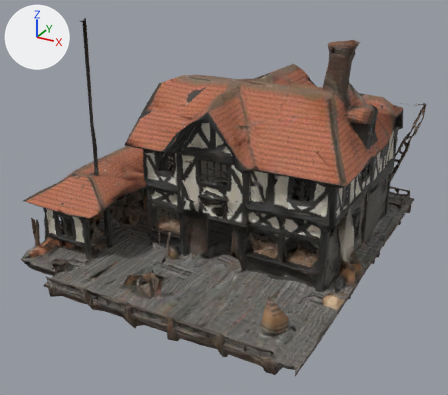
An edit to the glTF model public/models/kontor.glb, drawn before and after from the same camera.
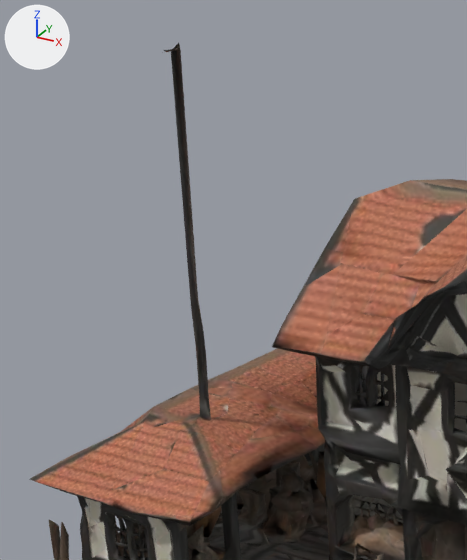
Each version appears first whole from a 50 mm camera at (1.43, -2.69, 0.98) aimed at (0.02, -0.13, -0.3), and next in a close-up on the part from 2% to 46% of the width and 0% to 59% of the height. Every picture has the same lights, and +X, +Y and +Z are marked at upper left. The first two pictures are the older version. Where no turn or scale is listed for an object, it has been applied to the vertices. Vertices at exactly the same position are counted once.
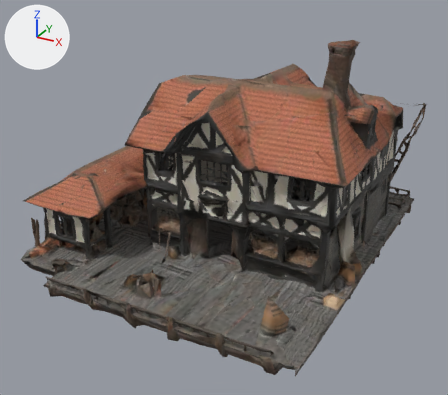
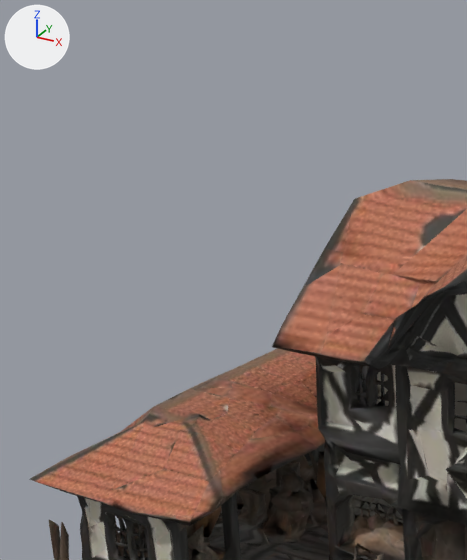
Boxes [x1, y1, x2, y2] around the edits, measured in the close-ups (467 x 560 px):
```json
{"object": "Mesh_0", "change": "reshaped", "before": [29, 43, 467, 560], "after": [29, 179, 467, 560]}
{"part": 1, "of": "me_mesh_0", "change": "deleted", "before": [171, 43, 211, 420]}
```

The change, as JSON lines over the scene's bpy script:
```json
{"block": "me_mesh_0", "where": "# used by ob_mesh_0; location = (-0.02, -0.009, -0.014)"}
{"op": "remove", "block": "me_mesh_0", "code": "me_mesh_0.from_pydata(...)  # 13701 vertices, 28963 faces; spans x -0.81..0.81, y -0.94..0.94, z -0.61..0.61"}
{"op": "add", "block": "me_mesh_0", "code": "me_mesh_0.from_pydata(...)  # 13672 vertices, 28913 faces; spans x -0.81..0.81, y -0.94..0.94, z -0.61..0.54"}
{"block": "me_mesh_0", "change": "me_mesh_0 part 1"}
{"block": "me_mesh_0", "change": "22 vertices are removed from x -0.52..-0.49, y -0.45..-0.43, z -0.12..0.61"}
{"block": "me_mesh_0", "change": "43 faces are deleted"}
{"block": "me_mesh_0", "change": "other edits to the shape of me_mesh_0 do not show in these pictures"}
```
